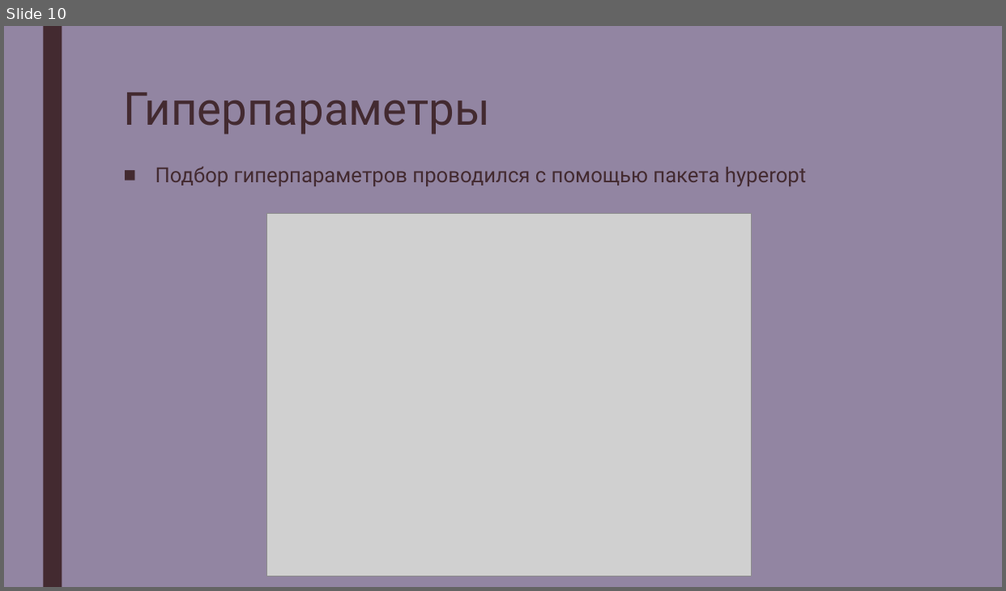
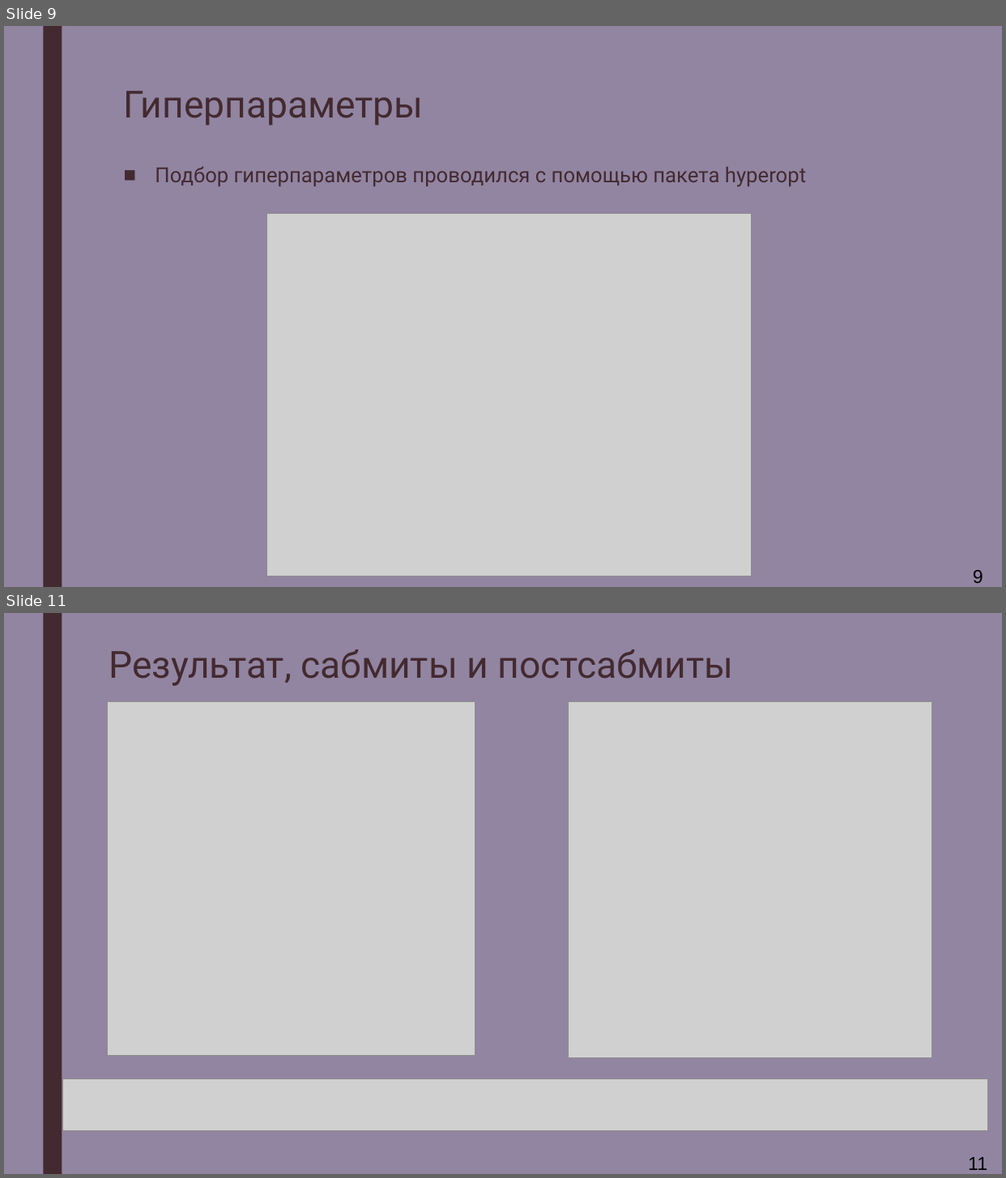
Before and after one commit to zumvanrin/DM_team_RIIID, a slide deck: Riid.pptx. Shown one above the other, each under a label of ours: slide 10 before the commit, slides 9 and 11 after it; the slides between them are not shown. The pictures are 1006x591 and 1006x1178 pixels, drawn with LibreOffice and Linux fonts; fonts in the diff are those of the drawing; grey boxes stand for pictures. Boxes give left, top, right and bottom in pixels: in the first picture for what was removed or moved away, otherwise in the second. Text is boxed around its words. In the diff, an @@ line names an element or a change of style, - is before the commit and + after.

```diff
--- a/Riid.pptx
+++ b/Riid.pptx
@@ slide 11 added at (4, 613, 1002, 1174), background #624F79 at 69% opacity; not listed: 1 template element that a slide beside it also shows @@
@@ text added at (108, 649, 734, 686), 36 pt, text #432A30 @@
+Результат, сабмиты и постсабмиты
@@ picture added at (108, 701, 475, 1056) @@
@@ picture added at (569, 701, 932, 1058) @@
@@ picture added at (63, 1080, 988, 1131) @@
@@ text added at (968, 1157, 987, 1170), 18 pt, text #000000 @@
+11
@@ what was slide 10 is now slide 9 @@
@@ slide 9 changed as well @@
@@ text "Гиперпараметры" at (124, 91, 424, 126): size 44 to 36 pt @@
@@ text added at (973, 570, 983, 583), 18 pt, text #000000 @@
+9
```
Also in this commit, not shown: 7 other slides changed, 4 other slides added, 5 slides removed.
